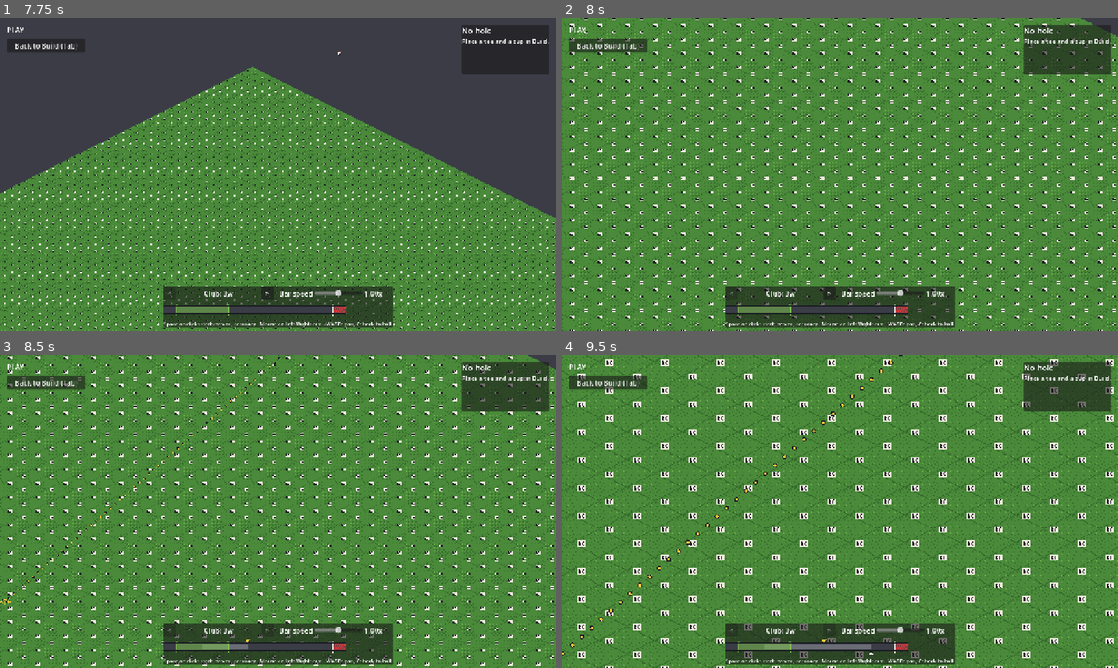
Above: before the commit, frames 1-4 (two rows, left to right).
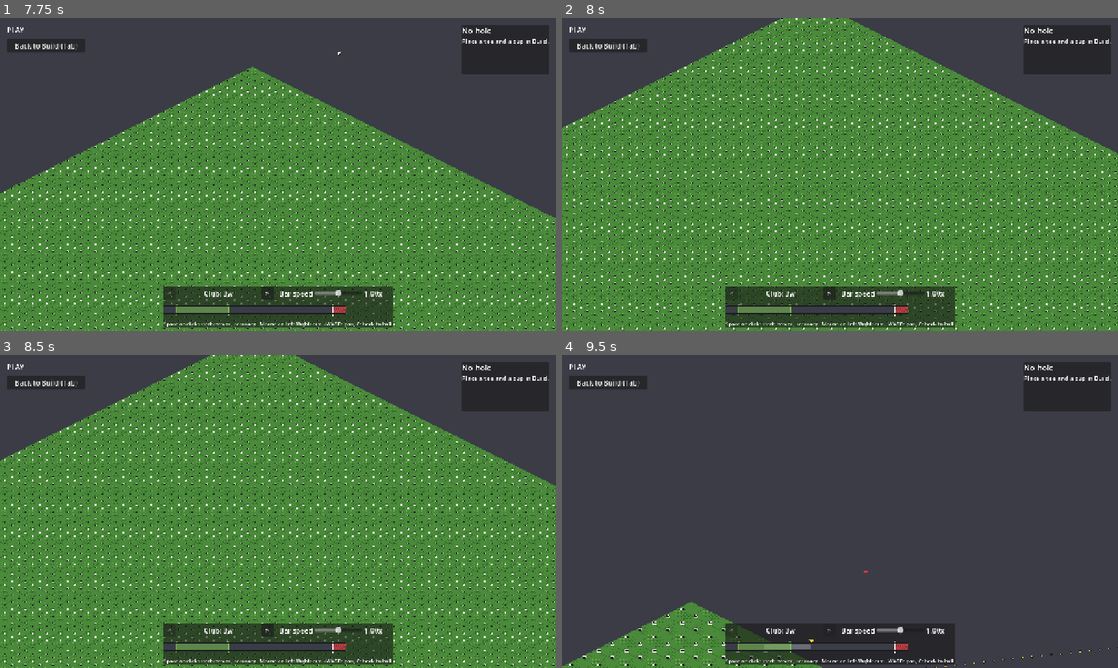
Above: after the commit, the same moments.

Repository: avdrav1/prestwick
Game: Godot game, scene res://scenes/main.tscn
The game is run twice, just before and just after one commit, with the same random seed, the same clock (stepped at 60 frames per second) and the same inputs.
Inputs (mouse positions are in pixels of both pictures, inside the frame that each line leads up to):
- Up to frame 1 (7.75 s): click "Play hole (Tab)" at 0.5 s; tap Enter at 1.25, 7.25 s; move the mouse to (400, 158) at 1.27 s; hold D (pan_right) 1.28-2 s; tap Space (swing) at 1.35, 4.55, 5.75, 6.05, 7.35 s; click (400, 158) at 1.42 s; drag from (166, 190) to (250, 237) at 2.02 s; click ">" at 2.75 s; click "<" at 3.5 s; move the mouse to (333, 105) at 4.27 s; hold D (pan_right) 4.28-5 s; tap Right (aim_right) at 4.35 s; drag from (250, 237) to (111, 127) at 5.02 s; move the mouse to (444, 221) at 5.77 s; hold A (pan_left) 5.78-6.5 s; tap Up (club_prev) at 5.85 s; tap F3 (debug_shot) at 6.4 s; drag from (111, 127) to (194, 96) at 6.52 s; move the mouse to (305, 174) at 7.27 s; hold S (pan_down) from 7.28 s (still down); click (305, 174) at 7.42 s
- Up to frame 2 (8 s): keep holding S (pan_down)
- Up to frame 3 (8.5 s): release S (pan_down) at 8 s; drag from (194, 433) to (166, 527) at 8.02 s
- Up to frame 4 (9.5 s): move the mouse to (962, 495) at 8.77 s; hold W (pan_up) from 8.78 s (still down); tap Mouse wheel up (zoom_in) at 8.85 s; tap Space (swing) at 9.05 s

Frame 1 is identical in both runs. In frame 2, 42% of the frame differs, in the area x 0-100%, y 0-100%; in frame 3, 42%; in frame 4, 94%.

Commit message:
story: E2-S13 Make the drop and the hazard end to end honest
A ball that stops in water or OB is now drawn where it went in
(Ball.hazard_position) for hazard_show_time 0.8 s
(scenes/shot_view_tuning.tres) before it appears at its drop; the shot
stays in play meanwhile, and came_to_rest then reports the drop.

The drop of last resort (no tile on the track may take a ball) was the
stroke's start; a start within cup_radius of the cup left a free tap-in.
It is now the nearest tile centre the game may place a ball on, and with
none on the map, the cup's own tile cup_clear_drop_yd 2.4 yd from its
centre (golf/ball_params.tres).

Tests: test_round_flow plays a par 3 to an island green whose tee shot
carries short into water: one penalty, dropped on the fairway, total over
par (ScriptedRound.plan gains putts_hole_only so a perfect-accuracy
chip-in does not make a legitimate par). test_ball_surfaces covers both
fallback cases and a start clear of the cup. test_shot_view checks the
hold and the drop. 417 tests pass in 129 s; playtest smoke PASS.
Screenshot fixtures: tests/fixtures/hazard_shot_splash.tscn, _drop.tscn.

Co-Authored-By: Claude Opus 5.5 <noreply@anthropic.com>

Diff:
--- a/golf/ball.gd
+++ b/golf/ball.gd
@@ -342,7 +342,27 @@
 					best = centre
 		if best_d < INF:
 			return best
-	return Vector2(_start.x, _start.y)
+	return _last_resort()
+
+
+## True when a ball placed at rest at ground point `at` cannot be holed by a tap: there is no
+## cup, or `at` is further than cup_radius from its centre (E2-S13).
+func _clear_of_cup(at: Vector2) -> bool:
+	return not has_cup() or at.distance_to(cup_center()) > params.cup_radius
+
+
+## Where the game places a ball when no tile on the map may take one (E2-S13): the stroke's
+## start, unless that is within cup_radius of the cup (where the next tap could be holed);
+## then cup_clear_drop_yd from the cup's centre, on its own tile, toward the start.
+func _last_resort() -> Vector2:
+	var s := Vector2(_start.x, _start.y)
+	if _clear_of_cup(s):
+		return s
+	var c := cup_center()
+	var away := s - c
+	if away.length_squared() < 1e-8:
+		away = Vector2.LEFT
+	return c + away.normalized() * params.cup_clear_drop_yd
 
 
 func _touch_down(at: Vector3, v: Vector3) -> void:
@@ -571,7 +591,8 @@
 ## Water and OB (D15): walk the ground track back to where it last crossed into hazard `h`
 ## (the entry point), then drop the ball at rest on the centre of the tile the track was
 ## over just before it, or further back past water, OB, trees and the cup's tile, else at the
-## stroke's start.
+## stroke's start. A start within cup_radius of the cup would leave a free tap-in, so then
+## the nearest tile centre the game may place a ball on (E2-S13, _nearest_open).
 ## One penalty stroke.
 func _drop(h: Hazard) -> void:
 	hazard = h
@@ -580,6 +601,8 @@
 	var track := _track.duplicate()
 	track.append(Vector2(position.x, position.y))
 	var drop := Vector2(_start.x, _start.y)
+	if not _clear_of_cup(drop):
+		drop = _nearest_open(drop)
 	var i := track.size() - 2
 	while i >= 0 and not (hazard_at(track[i]) != h and hazard_at(track[i + 1]) == h):
 		i -= 1
--- a/golf/ball_params.gd
+++ b/golf/ball_params.gd
@@ -34,6 +34,10 @@
 @export var cup_radius: float = 0.25
 ## The fastest ground speed (yd/s) the cup still captures. Faster balls roll over it.
 @export var cup_capture_speed: float = 2.0
+## E2-S13: when no tile on the map may take a placed ball and the stroke's start is within
+## cup_radius of the cup, the ball is placed this far (yards) from the cup's centre on the
+## cup's own tile, toward the start. Keep it over cup_radius and under half a tile (2.5 yd).
+@export var cup_clear_drop_yd: float = 2.4
 ## Tree scatter distance from the blocked point, yards (D15: 1 to 2 tiles).
 @export var tree_scatter_min_yd: float = 5.0
 @export var tree_scatter_max_yd: float = 10.0
--- a/golf/ball_params.tres
+++ b/golf/ball_params.tres
@@ -15,6 +15,7 @@
 max_steps = 3600
 cup_radius = 0.25
 cup_capture_speed = 2.0
+cup_clear_drop_yd = 2.4
 tree_scatter_min_yd = 5.0
 tree_scatter_max_yd = 10.0
 tree_scatter_cone_deg = 90.0
--- a/scenes/shot_view.gd
+++ b/scenes/shot_view.gd
@@ -8,6 +8,14 @@
 ##
 ## The live ball is a golf/ball.gd Ball stepped at a fixed 60 Hz from frame time (never per
 ## frame), so it follows the ShotPrediction made at fire time tick for tick.
+##
+## Water and OB (E2-S13): Ball moves a dropped ball to its drop point the tick it stops in
+## the hazard. The view keeps drawing it where it went in (Ball.hazard_position) for
+## ShotViewTuning.hazard_show_time, and only then draws it at the drop, ends the shot and
+## emits came_to_rest with the drop point. For that hold the landing cross is hidden (a ball
+## in water stops where it lands, so the cross would sit on it) and a hazard cue is drawn
+## under the ball, its shape set by the hazard so it reads by shape, not only colour: a
+## splash ring for water, a struck-through circle for OB.
 ##
 ## Place it as a child of CourseView: it is Y-sorted, and each piece sits at y = its
 ## Iso.object_sort_key and draws itself offset back to its screen point, so hills nearer the
@@ -30,7 +38,14 @@
 @export var shadow_fade_steps: float = 8.0
 ## Half-size of the landing marker cross, screen px.
 @export var marker_radius: float = 5.0
-
+## Hazard cue (E2-S13), from art/palette.gpl: chalk splash rings for water, flag_red for OB.
+@export var splash_color: Color = Color8(240, 236, 224)
+@export var ob_color: Color = Color8(216, 58, 58)
+## Half-width of the cue's outer ring, screen px at 1x; drawn 2:1 like the tile footprint.
+@export var hazard_cue_radius: float = 14.0
+
+## scenes/shot_view_tuning.tres.
+var tuning: ShotViewTuning
 var ball: Ball
 var prediction: ShotPrediction
 ## True from fire until the ball comes to rest.
@@ -39,14 +54,27 @@
 var sprite: Node2D
 ## The predicted landing point.
 var marker: Node2D
+## The hazard cue, drawn only while showing_hazard().
+var hazard_cue: Node2D
 
 var _elapsed: float = 0.0
 var _was_landed: bool = false
+## Seconds of shot time (from the launch) at which a dropped ball's hazard show ends, or a
+## negative number when none is running.
+var _drop_at: float = -1.0
+## Whether this shot shows its landing cross at all (a putt does not).
+var _marker_wanted: bool = false
 
 
 func _init() -> void:
+	tuning = ShotViewTuning.load_default()
 	y_sort_enabled = true
 	visible = false
+	# Before the ball: at the same sort key it draws under the ball, as rings round it.
+	hazard_cue = _Piece.new(_draw_hazard_cue)
+	hazard_cue.name = "HazardCue"
+	hazard_cue.visible = false
+	add_child(hazard_cue)
 	sprite = _Piece.new(_draw_ball)
 	sprite.name = "Ball"
 	add_child(sprite)
@@ -78,7 +106,8 @@
 	shot.apply(ball)
 	_start_live()
 	# A putt starts on the ground: its "landing" is where it was struck.
-	marker.visible = not shot.is_putt()
+	_marker_wanted = not shot.is_putt()
+	_refresh()
 
 
 ## Shows a ball resting at `at` (yards, on the ground) with nothing in play: the ball the
@@ -90,16 +119,17 @@
 	prediction = null
 	playing = false
 	visible = true
-	marker.visible = false
+	_marker_wanted = false
 	_refresh()
 
 
 func _start_live() -> void:
 	_elapsed = 0.0
+	_drop_at = -1.0
 	_was_landed = false
 	playing = true
 	visible = true
-	marker.visible = true
+	_marker_wanted = true
 	_place_marker()
 	_refresh()
 
@@ -123,10 +153,23 @@
 		if ball.has_landed and not _was_landed:
 			_was_landed = true
 			landed.emit(ball.landing_position)
-	if ball.is_at_rest():
+		if ball.is_at_rest() and ball.penalty_strokes > 0:
+			_drop_at = float(ball.steps) / Ball.TICK_HZ + tuning.hazard_show_time
+	if ball.is_at_rest() and not showing_hazard():
 		playing = false
+		_drop_at = -1.0
 		came_to_rest.emit(ball.position)
 	_refresh()
+
+
+## True while a dropped ball is still drawn where it went in (E2-S13).
+func showing_hazard() -> bool:
+	return playing and _drop_at >= 0.0 and _elapsed + 1e-6 < _drop_at
+
+
+## Where the ball is drawn, yards: where it went in while showing_hazard, else its position.
+func drawn_position() -> Vector3:
+	return ball.hazard_position if showing_hazard() else ball.position
 
 
 ## Screen point (in this node's parent space) of the ball. In flight it is the projected 3D
@@ -135,13 +178,13 @@
 func ball_screen() -> Vector2:
 	if on_ground():
 		return shadow_screen()
-	return Iso.point_to_screen(ball.field.iso_point(ball.position))
+	return Iso.point_to_screen(ball.field.iso_point(drawn_position()))
 
 
 ## Screen point of the shadow: straight below the ball, on the top of the tile under it
 ## (D17), in flight too.
 func shadow_screen() -> Vector2:
-	return ball.field.tile_top_screen(ball.position)
+	return ball.field.tile_top_screen(drawn_position())
 
 
 ## True while the ball is on the ground: rolling, at rest, or not yet struck.
@@ -178,7 +221,12 @@
 func _refresh() -> void:
 	if ball == null:
 		return
-	_sort_at(sprite, _ground_below(ball.position))
+	var hold := showing_hazard()
+	marker.visible = _marker_wanted and not hold
+	hazard_cue.visible = hold
+	_sort_at(sprite, _ground_below(drawn_position()))
+	if hold:
+		_sort_at(hazard_cue, _ground_below(drawn_position()))
 
 
 ## The landing cross stands on the tile top under the landing point (D17's rule), like the
@@ -217,6 +265,22 @@
 	piece.draw_line(at + Vector2(-r, r * 0.5), at + Vector2(r, -r * 0.5), marker_color, 2.0)
 
 
+## Water: two splash rings round where the ball went in. OB: a circle struck through.
+func _draw_hazard_cue(piece: Node2D) -> void:
+	if ball == null or not showing_hazard():
+		return
+	var at := shadow_screen() - piece.position
+	var r := hazard_cue_radius
+	piece.draw_set_transform(at, 0.0, Vector2(1.0, 0.5))
+	if ball.hazard == Ball.Hazard.OB:
+		piece.draw_arc(Vector2.ZERO, r, 0.0, TAU, 32, ob_color, 2.0)
+		piece.draw_line(Vector2(-r, r) * 0.7071, Vector2(r, -r) * 0.7071, ob_color, 2.0)
+	else:
+		piece.draw_arc(Vector2.ZERO, r, 0.0, TAU, 32, splash_color, 2.0)
+		piece.draw_arc(Vector2.ZERO, r * 0.6, 0.0, TAU, 24, splash_color, 1.5)
+	piece.draw_set_transform(Vector2.ZERO)
+
+
 ## One Y-sorted piece of the shot, drawn by a callback on the view.
 class _Piece extends Node2D:
 	var _draw_fn: Callable
--- /dev/null
+++ b/scenes/shot_view_tuning.gd
@@ -0,0 +1,14 @@
+class_name ShotViewTuning
+extends Resource
+## Designer-tuned numbers for the drawn shot (scenes/shot_view.gd). Loaded from
+## res://scenes/shot_view_tuning.tres.
+
+const PATH: String = "res://scenes/shot_view_tuning.tres"
+
+## E2-S13: a ball that stops in water or OB stays drawn where it went in for this many
+## seconds before it appears at its drop point and the shot counts as at rest.
+@export var hazard_show_time: float = 0.8
+
+
+static func load_default() -> ShotViewTuning:
+	return load(PATH) as ShotViewTuning
--- /dev/null
+++ b/scenes/shot_view_tuning.tres
@@ -0,0 +1,7 @@
+[gd_resource type="Resource" script_class="ShotViewTuning" load_steps=2 format=3]
+
+[ext_resource type="Script" path="res://scenes/shot_view_tuning.gd" id="1_tuning"]
+
+[resource]
+script = ExtResource("1_tuning")
+hazard_show_time = 0.8
--- a/scripts/scripted_round.gd
+++ b/scripts/scripted_round.gd
@@ -24,7 +24,9 @@
 
 ## The stroke to play next from where `sc`'s ball rests: aimed at the cup, the legal club
 ## and power whose predicted rest is nearest the cup (a holed putt first, a drop never).
-static func plan(sc: SwingControl) -> Plan:
+## With `putts_hole_only` a full club's stroke that would hole is passed over, so the player
+## holes out only with the putter (E2-S13: a test that must not hang on a perfect chip-in).
+static func plan(sc: SwingControl, putts_hole_only: bool = false) -> Plan:
 	var best: Plan = null
 	var best_d := INF
 	var cup := sc.cup_tile()
@@ -44,6 +46,8 @@
 			p.ticks = t
 			p.prediction = predict(sc, c, aim, t)
 			if p.prediction.holed:
+				if putts_hole_only and not c.is_putter():
+					continue
 				return p
 			if p.prediction.penalty_strokes > 0:
 				continue
--- /dev/null
+++ b/tests/fixtures/hazard_shot.gd
@@ -0,0 +1,55 @@
+class_name HazardShot
+extends Node2D
+## Screenshot fixture for E2-S13: a par 3 to an island green in the main scene, the tee shot
+## carried short into the water. `dropped` false captures the ball still drawn where it went
+## in (ShotView.showing_hazard); true captures it at its drop, after the show time.
+## Run: scripts/screenshot.sh tests/fixtures/hazard_shot_splash.tscn, or
+## tests/fixtures/hazard_shot_drop.tscn.
+
+const MAIN_SCENE: PackedScene = preload("res://scenes/main.tscn")
+const FLAT_PATH: String = "res://tests/fixtures/flat_20x20.json"
+
+@export var dropped: bool = false
+
+
+func _ready() -> void:
+	var main := MAIN_SCENE.instantiate() as Main
+	main.course_path = FLAT_PATH
+	add_child(main)
+	main.show_course(island_par3())
+	main.mode_button.pressed.emit()
+	var sc := main.swing_control
+	main.shot_view.set_process(false)
+	var plan := ScriptedRound.Plan.new()
+	plan.club = sc.model.clubs.club("9i")
+	plan.aim_deg = sc.aim_deg
+	plan.ticks = ScriptedRound.ticks_for(sc, 1.0)
+	ScriptedRound.swing(sc, plan)
+	var view := main.shot_view
+	while view.playing and not view.ball.is_at_rest():
+		view.advance(1.0 / 60.0)
+	if dropped:
+		while view.playing:
+			view.advance(1.0 / 60.0)
+	else:
+		view.advance(1.0 / 60.0)
+	main._process(0.0)
+	main.camera.centre_on(main._ball_world(), true)
+	print("hazard shot: hazard %s, showing %s, drawn %s, drop %s" % [view.ball.hazard,
+			view.showing_hazard(), view.drawn_position(), view.ball.drop_point])
+
+
+## A strip 40 x 10: tee at tile 2, fairway, water from tile 16 all round an island green
+## (tiles 34 to 38 by rows 2 to 7) with the cup on tile 37.
+static func island_par3() -> CourseData:
+	var c := CourseData.create(40, 10, Surface.Type.FAIRWAY, 0)
+	for y: int in 10:
+		for x: int in 40:
+			if x >= 34 and x <= 38 and y >= 2 and y <= 7:
+				c.set_tile(x, y, 0, Surface.Type.GREEN)
+			elif x >= 16:
+				c.set_tile(x, y, 0, Surface.Type.WATER)
+			elif x <= 3 and y >= 4 and y <= 6:
+				c.set_tile(x, y, 0, Surface.Type.TEE)
+	c.set_holes([HoleData.new(1, 3, Vector2i(2, 5), Vector2i(37, 5), false)])
+	return c
--- /dev/null
+++ b/tests/fixtures/hazard_shot_drop.tscn
@@ -0,0 +1,7 @@
+[gd_scene load_steps=2 format=3]
+
+[ext_resource type="Script" path="res://tests/fixtures/hazard_shot.gd" id="1_shot"]
+
+[node name="HazardShot" type="Node2D"]
+script = ExtResource("1_shot")
+dropped = true
--- /dev/null
+++ b/tests/fixtures/hazard_shot_splash.tscn
@@ -0,0 +1,6 @@
+[gd_scene load_steps=2 format=3]
+
+[ext_resource type="Script" path="res://tests/fixtures/hazard_shot.gd" id="1_shot"]
+
+[node name="HazardShot" type="Node2D"]
+script = ExtResource("1_shot")
--- a/tests/test_ball_surfaces.gd
+++ b/tests/test_ball_surfaces.gd
@@ -79,6 +79,7 @@
 func test_cup_and_scatter_tunables_come_from_the_resource() -> void:
 	assert_eq(params.cup_radius, 0.25)
 	assert_eq(params.cup_capture_speed, 2.0)
+	assert_eq(params.cup_clear_drop_yd, 2.4)
 	assert_eq(params.tree_scatter_min_yd, 5.0, "1 tile")
 	assert_eq(params.tree_scatter_max_yd, 10.0, "2 tiles")
 	assert_eq(params.tree_scatter_cone_deg, 90.0)
@@ -201,6 +202,61 @@
 	var ball := _fly(c, start, _carry(100.0, 30.0))
 	assert_eq(ball.hazard, Ball.Hazard.WATER)
 	assert_eq(ball.drop_point, start)
+
+
+func test_the_fallback_drop_is_never_within_the_cup_radius() -> void:
+	# E2-S13: struck from beside the cup's centre (inside cup_radius) over water. The cup's tile
+	# is the only open tile on the track and takes no placed ball, so the drop falls back; the
+	# stroke's start would leave a free tap-in, so it is the nearest tile centre that may take a
+	# ball instead (one fairway tile, off the track).
+	var c := _course(Surface.Type.WATER)
+	var cup := Vector2i(10, 5)
+	c.set_tile(cup.x, cup.y, 0, Surface.Type.GREEN)
+	c.set_tile(10, 1, 0, Surface.Type.FAIRWAY)
+	var start := Vector3(52.5 + params.cup_radius * 0.5, ROW_Y, 0)
+	var ball := _fly(c, start, _carry(40.0, 30.0), 7, cup)
+	assert_eq(ball.hazard, Ball.Hazard.WATER)
+	assert_false(ball.holed)
+	assert_eq(ball.drop_point, Vector3(52.5, 7.5, 0.0), "the nearest tile centre that takes a ball")
+	_assert_fallback_clear_of_cup(c, ball, cup)
+
+
+func test_the_fallback_drop_with_nowhere_to_place_a_ball_stays_clear_of_the_cup() -> void:
+	# The cup's tile is the only open tile on the whole map: the drop stays on it, but
+	# cup_clear_drop_yd from the cup's centre, on the side the stroke started.
+	var c := _course(Surface.Type.WATER)
+	var cup := Vector2i(10, 5)
+	c.set_tile(cup.x, cup.y, 0, Surface.Type.GREEN)
+	var start := Vector3(52.5 - params.cup_radius * 0.5, ROW_Y, 0)
+	var ball := _fly(c, start, _carry(40.0, 30.0), 7, cup)
+	assert_eq(ball.hazard, Ball.Hazard.WATER)
+	assert_lt(params.cup_clear_drop_yd, 2.5, "inside the cup's tile")
+	assert_gt(params.cup_clear_drop_yd, params.cup_radius)
+	assert_almost_eq(ball.drop_point, Vector3(52.5 - params.cup_clear_drop_yd, ROW_Y, 0.0),
+			Vector3(EPS, EPS, EPS))
+	assert_eq(_tile(ball), cup, "on the only tile a ball may rest on")
+	_assert_fallback_clear_of_cup(c, ball, cup)
+
+
+func test_a_fallback_drop_from_a_start_clear_of_the_cup_is_still_the_start() -> void:
+	var c := _course(Surface.Type.WATER)
+	var cup := Vector2i(10, 5)
+	c.set_tile(cup.x, cup.y, 0, Surface.Type.GREEN)
+	c.set_tile(10, 1, 0, Surface.Type.FAIRWAY)
+	var start := Vector3(51.0, ROW_Y, 0)
+	var ball := _fly(c, start, _carry(40.0, 30.0), 7, cup)
+	assert_eq(ball.hazard, Ball.Hazard.WATER)
+	assert_eq(ball.drop_point, start, "a start clear of the cup is the drop of last resort (D15)")
+
+
+func _assert_fallback_clear_of_cup(c: CourseData, ball: Ball, cup: Vector2i) -> void:
+	var drop := Vector2(ball.drop_point.x, ball.drop_point.y)
+	assert_gt(drop.distance_to(ball.cup_center()), params.cup_radius, "clear of the cup")
+	assert_true(ball.may_rest_on(_tile(ball)), "on ground that may hold a ball")
+	for speed: float in [0.0, 0.1, 0.3]:
+		var to_cup := (ball.cup_center() - drop).normalized()
+		var tap := _roll(c, drop, to_cup * speed, cup)
+		assert_false(tap.holed, "a %.1f yd/s tap toward the cup from the drop is not holed" % speed)
 
 
 # --- out of bounds ---
--- a/tests/test_round_flow.gd
+++ b/tests/test_round_flow.gd
@@ -36,11 +36,12 @@
 
 
 ## Plays the hole with the scripted player until it is finished. Returns the strokes taken.
-func _play_out(m: Main) -> int:
+## `putts_hole_only`: ScriptedRound.plan's, the player holes out only with the putter.
+func _play_out(m: Main, putts_hole_only: bool = false) -> int:
 	var sc := m.swing_control
 	var n := 0
 	while not sc.is_finished() and n < MAX_STROKES:
-		var plan := ScriptedRound.plan(sc)
+		var plan := ScriptedRound.plan(sc, putts_hole_only)
 		assert_not_null(plan, "a stroke can be planned")
 		if plan == null:
 			break
@@ -148,6 +149,54 @@
 	assert_false(sc.driver_stroke, "a drop is not the tee shot")
 
 
+func test_a_water_carry_short_of_an_island_green_scores_the_penalty_not_par() -> void:
+	# E2-S13: a par 3 to an island green (tiles 34 to 38 by rows 2 to 7, water all round it
+	# from tile 16). A full iron that carries short splashes down in the water; the drop is
+	# back on the fairway before it, never beside the flag, so the hole costs the penalty.
+	var c := _strip(40, 3)
+	for y: int in 10:
+		for x: int in range(16, 40):
+			if x < 34 or x > 38 or y < 2 or y > 7:
+				c.set_tile(x, y, 0, Surface.Type.WATER)
+	var m := _main_on(c)
+	m.set_mode(Main.Mode.PLAY)
+	var sc := m.swing_control
+	var green_front := 34.0 * sc.field.yards_per_tile
+	var plan: ScriptedRound.Plan = null
+	for club: Club in sc.legal:
+		var full := ScriptedRound.ticks_for(sc, 1.0)
+		var p := ScriptedRound.predict(sc, club, sc.aim_deg, full)
+		if p.hazard == Ball.Hazard.WATER and p.path[p.path.size() - 1].x < green_front:
+			plan = ScriptedRound.Plan.new()
+			plan.club = club
+			plan.aim_deg = sc.aim_deg
+			plan.ticks = full
+			break
+	assert_not_null(plan, "a full club carries short into the water")
+	if plan == null:
+		return
+	ScriptedRound.swing(sc, plan)
+	_finish_shot(m)
+	var ball := m.shot_view.ball
+	assert_eq(ball.hazard, Ball.Hazard.WATER, "%s carries short into the water" % plan.club.id)
+	assert_lt(ball.hazard_position.x, green_front, "short of the island")
+	assert_eq(sc.score.total(), 2, "the tee shot and its penalty")
+	var drop_tile := sc.field.tile_at(sc.ball_at.x, sc.ball_at.y)
+	assert_eq(drop_tile, Vector2i(15, 5), "dropped on the fairway before the water")
+	var cup := sc.field.tile_center(sc.cup_tile())
+	assert_gt(sc.ball_at.distance_to(cup), 5.0 * sc.field.yards_per_tile, "far from the flag")
+	# A perfect-accuracy chip-in from the drop would be a real par; the test is about the
+	# drop, so the scripted player holes out with the putter only.
+	var rest := _play_out(m, true)
+	var score := sc.score
+	assert_true(score.holed, "the hole is played out")
+	assert_eq(score.penalty_strokes, 1, "one penalty stroke")
+	assert_eq(score.total(), score.strokes + 1, "the penalty counts")
+	assert_eq(score.strokes, rest + 1)
+	assert_gt(score.total(), score.par, "a water carry does not make par: %d" % score.total())
+	assert_eq(m.score_card.to_par_label.text, "Total %s" % HoleScore.to_par_text(score.to_par()))
+
+
 func test_the_ball_is_picked_up_at_double_par() -> void:
 	var c := _strip(60, 3)
 	var m := _main_on(c)
--- a/tests/test_shot_view.gd
+++ b/tests/test_shot_view.gd
@@ -71,3 +71,70 @@
 		assert_almost_eq(view.ball_screen().y, _top_y(view), EPS, "rolling, on the tile top")
 		cells[view.ball.field.tile_at(view.ball.position.x, view.ball.position.y)] = true
 	assert_gt(cells.size(), 2, "it crossed tiles")
+
+
+## E2-S13: a fairway strip along +x with water from tile 20 to 24 on every row.
+func _water_strip() -> CourseData:
+	var c := CourseData.create(40, 11, Surface.Type.FAIRWAY, 0)
+	for y: int in 11:
+		for x: int in range(20, 25):
+			c.set_tile(x, y, 0, Surface.Type.WATER)
+	return c
+
+
+func test_a_water_ball_is_shown_where_it_went_in_before_the_drop() -> void:
+	var course := _water_strip()
+	var params := BallParams.load_default()
+	var speed := sqrt(100.0 * params.gravity / sin(deg_to_rad(60.0)))
+	var view := _view()
+	var rests: Array[Vector3] = []
+	view.came_to_rest.connect(func(at: Vector3) -> void: rests.append(at))
+	view.fire(course, Vector3(10, 27.5, 0), Ball.launch_velocity(speed, 30.0, 0.0), 7)
+	var dt := 1.0 / 60.0
+	var guard := 0
+	while not view.ball.is_at_rest() and guard < 6000:
+		view.advance(dt)
+		guard += 1
+	var ball := view.ball
+	assert_eq(ball.hazard, Ball.Hazard.WATER, "the carry finds the water")
+	assert_ne(ball.drop_point, ball.hazard_position, "the drop is away from where it went in")
+	var hold := view.tuning.hazard_show_time
+	assert_gt(hold, 0.0)
+	assert_true(view.playing, "the shot is not over the tick the ball is dropped")
+	assert_true(rests.is_empty(), "no rest yet")
+	assert_eq(view.drawn_position(), ball.hazard_position, "drawn where it went in")
+	assert_almost_eq(view.ball_screen(), ball.field.tile_top_screen(ball.hazard_position),
+			Vector2(EPS, EPS), "on the water's tile top")
+	assert_false(view.marker.visible, "the landing cross does not cover the ball in the water")
+	assert_true(view.hazard_cue.visible, "a hazard cue marks the water stroke")
+	assert_eq(view.hazard_cue.position, view.sprite.position, "the cue sorts with the ball")
+	assert_lt(view.hazard_cue.get_index(), view.sprite.get_index(), "the ball draws over its cue")
+	# Held for the whole show time, then at the drop.
+	var held := dt
+	while held < hold - dt * 1.5:
+		view.advance(dt)
+		held += dt
+		assert_true(view.playing, "%.2f s after the splash: still shown in the water" % held)
+		assert_eq(view.drawn_position(), ball.hazard_position)
+	view.advance(dt * 3.0)
+	assert_false(view.playing, "the shot ends once the show time is up")
+	assert_eq(rests, [ball.drop_point], "came_to_rest reports the drop, once")
+	assert_eq(view.drawn_position(), ball.drop_point, "now drawn at the drop")
+	assert_false(view.hazard_cue.visible, "the cue goes with the hold")
+	assert_almost_eq(view.ball_screen(), ball.field.tile_top_screen(ball.drop_point),
+			Vector2(EPS, EPS), "on the drop tile's top")
+
+
+func test_a_dry_ball_rests_at_once() -> void:
+	var course := CourseData.create(40, 11, Surface.Type.FAIRWAY, 0)
+	var view := _view()
+	var rests: Array[Vector3] = []
+	view.came_to_rest.connect(func(at: Vector3) -> void: rests.append(at))
+	view.fire(course, Vector3(10, 27.5, 0), Ball.launch_velocity(20.0, 30.0, 0.0), 7)
+	while view.playing:
+		view.advance(1.0 / 60.0)
+		if view.ball.is_at_rest():
+			break
+	assert_false(view.playing, "no hold without a hazard")
+	assert_false(view.hazard_cue.visible, "no hazard cue on a dry ball")
+	assert_eq(rests, [view.ball.position])
Not shown, added: scenes/shot_view_tuning.gd.uid
Not shown, added: tests/fixtures/hazard_shot.gd.uid
Not shown, changed: docs/BACKLOG.md
Not shown, changed: docs/design.md
